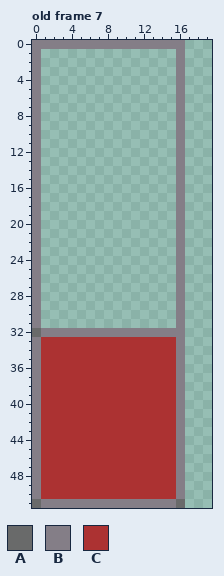
Edited in one commit: pixel-art file (media/artwork5.aseprite). Above is the file before it was changed.
52x52 pixels, 7 frames. Pixels under 10% opacity are left out. Colours within 5 levels of each other are drawn and written as one. Shown: old frame 7: x 0..19, y 0..51. The commit also changed other frames, which this record leaves out.
Palette (. is transparent): A #696a6a  B #847e87  C #ac3232
Pixels before, old frame 7, first column x 0:
 0 BBBBBBBBBBBBBBBBB
 1 B...............B
 2 B...............B
 3 B...............B
 4 B...............B
 5 B...............B
 6 B...............B
 7 B...............B
 8 B...............B
 9 B...............B
10 B...............B
11 B...............B
12 B...............B
13 B...............B
14 B...............B
15 B...............B
16 B...............B
17 B...............B
18 B...............B
19 B...............B
20 B...............B
21 B...............B
22 B...............B
23 B...............B
24 B...............B
25 B...............B
26 B...............B
27 B...............B
28 B...............B
29 B...............B
30 B...............B
31 B...............B
32 ABBBBBBBBBBBBBBBB
33 BCCCCCCCCCCCCCCCB
34 BCCCCCCCCCCCCCCCB
35 BCCCCCCCCCCCCCCCB
36 BCCCCCCCCCCCCCCCB
37 BCCCCCCCCCCCCCCCB
38 BCCCCCCCCCCCCCCCB
39 BCCCCCCCCCCCCCCCB
40 BCCCCCCCCCCCCCCCB
41 BCCCCCCCCCCCCCCCB
42 BCCCCCCCCCCCCCCCB
43 BCCCCCCCCCCCCCCCB
44 BCCCCCCCCCCCCCCCB
45 BCCCCCCCCCCCCCCCB
46 BCCCCCCCCCCCCCCCB
47 BCCCCCCCCCCCCCCCB
48 BCCCCCCCCCCCCCCCB
49 BCCCCCCCCCCCCCCCB
50 BCCCCCCCCCCCCCCCB
51 ABBBBBBBBBBBBBBBA
After:
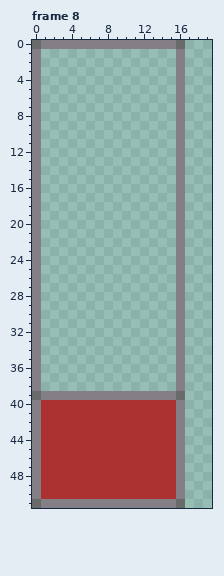
A new or re-ordered frame is compared with the old frame closest to it.
Diff:
frames 7 -> 8
Frame 8 is new; against old frame 7:
y 0: x 0 B -> A; x 16 B -> A
y 32: x 0..15 ABBBBBBBBBBBBBBB -> B...............
y 33..38: x 1..15 CCCCCCCCCCCCCCC -> ...............
y 39: x 0..16 BCCCCCCCCCCCCCCCB -> ABBBBBBBBBBBBBBBA
Pixel boxes of the changes (left, top, right, bottom) in both pictures:
changed: (32, 40, 41, 49)
changed: (176, 40, 185, 49)
changed: (32, 328, 185, 400)
